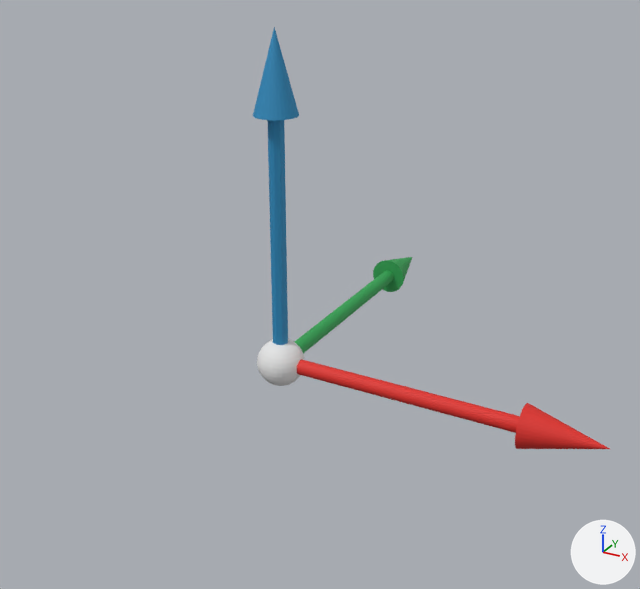
The OBJ model files/models/orientationaxes.obj: old version first, new version second.
Camera for both pictures: a camera (50 mm lens) standing at (1.28, -2.08, 1.3) and looking at (0.24, -0.19, 0.35). The lights are fixed; the arrows at lower right show +X, +Y and +Z. The first picture is the older version. Where no turn or scale is listed for an object, it has been applied to the vertices.

Objects in the first picture: 'Sphere_sphere', 'xcone', 'xcylinder', 'ycone', 'ycylinder', 'zcone', 'zcylinder'.
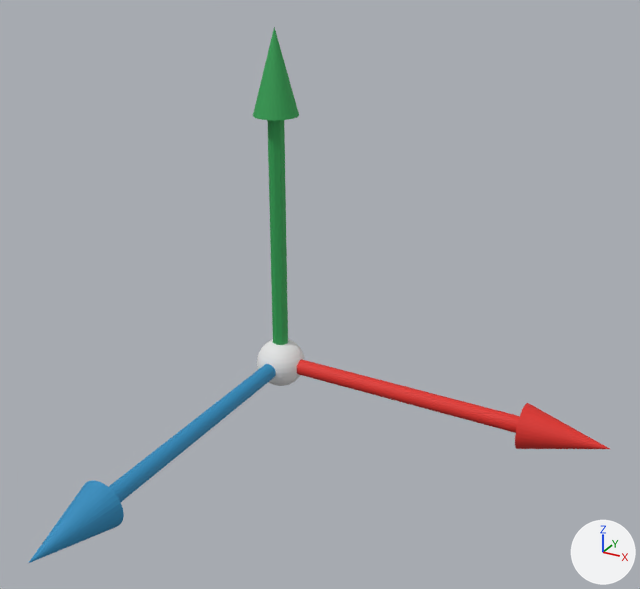
Patch to the scene script:
```diff
--- a/files/models/orientationaxes.obj.py
+++ b/files/models/orientationaxes.obj.py
@@ me_ycone @@
 # used by ob_ycone; location = (0.0, 0.0, 0.0)
-me_ycone.from_pydata(...)  # 33 vertices, 33 faces; spans x -0.064..0.064, y 0.792..1.028, z -0.064..0.064
-me_ycone.materials.append(mat_green)  # green #31a354
+me_ycone.from_pydata(...)  # 33 vertices, 33 faces; spans x -0.064..0.064, y -1.053..-0.817, z -0.064..0.064
+# me_ycone part 1: the whole mesh is turned 180 degrees about the x axis through its middle, then moved by (0.0, -1.845, 0.0)
+me_ycone.materials.append(mat_blue)  # blue #2b8cbe
@@ me_ycylinder @@
 # used by ob_ycylinder; location = (0.0, 0.0, 0.0)
-me_ycylinder.from_pydata(...)  # 64 vertices, 34 faces; spans x -0.024..0.024, y -0.015..0.803, z -0.024..0.024
-me_ycylinder.materials.append(mat_green)  # green #31a354
+me_ycylinder.from_pydata(...)  # 64 vertices, 34 faces; spans x -0.024..0.024, y -0.828..-0.01, z -0.024..0.024
+# me_ycylinder part 2: the whole mesh is turned 180 degrees about the x axis through its middle, then moved by (0.0, -0.813, 0.0)
+me_ycylinder.materials.append(mat_blue)  # blue #2b8cbe
@@ me_zcone @@
 me_zcone.from_pydata(...)  # 33 vertices, 33 faces; spans x -0.064..0.064, y -0.064..0.064, z 0.768..1.004
-me_zcone.materials.append(mat_blue)  # blue #2b8cbe
+me_zcone.materials.append(mat_green)  # green #31a354
@@ me_zcylinder @@
 me_zcylinder.from_pydata(...)  # 16 vertices, 18 faces; spans x -0.024..0.024, y -0.024..0.024, z -0.015..0.803
-me_zcylinder.materials.append(mat_blue)  # blue #2b8cbe
+me_zcylinder.materials.append(mat_green)  # green #31a354
```

Location of each change, [x1, y1, x2, y2] in pixels of the pictures (640 x 589 px):
'ycylinder', recoloured, moved, turned: before [294, 270, 394, 353]; after [109, 364, 276, 502]
'ycone', recoloured, moved, turned: before [373, 257, 413, 292]; after [29, 480, 124, 563]
'zcylinder', recoloured (blue to green): [267, 120, 288, 345] in both
'zcone', recoloured (blue to green): [253, 27, 299, 120] in both
